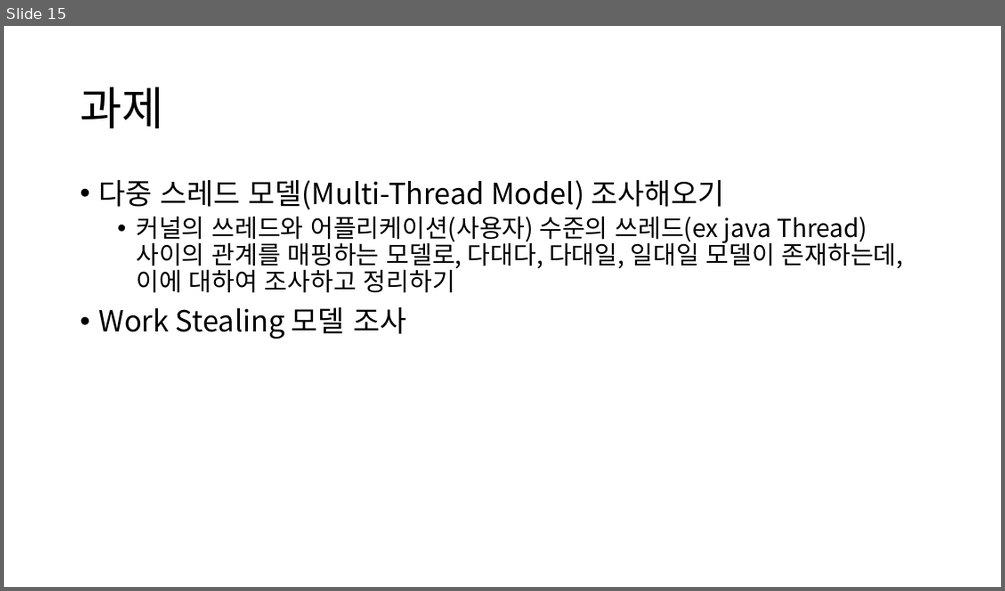
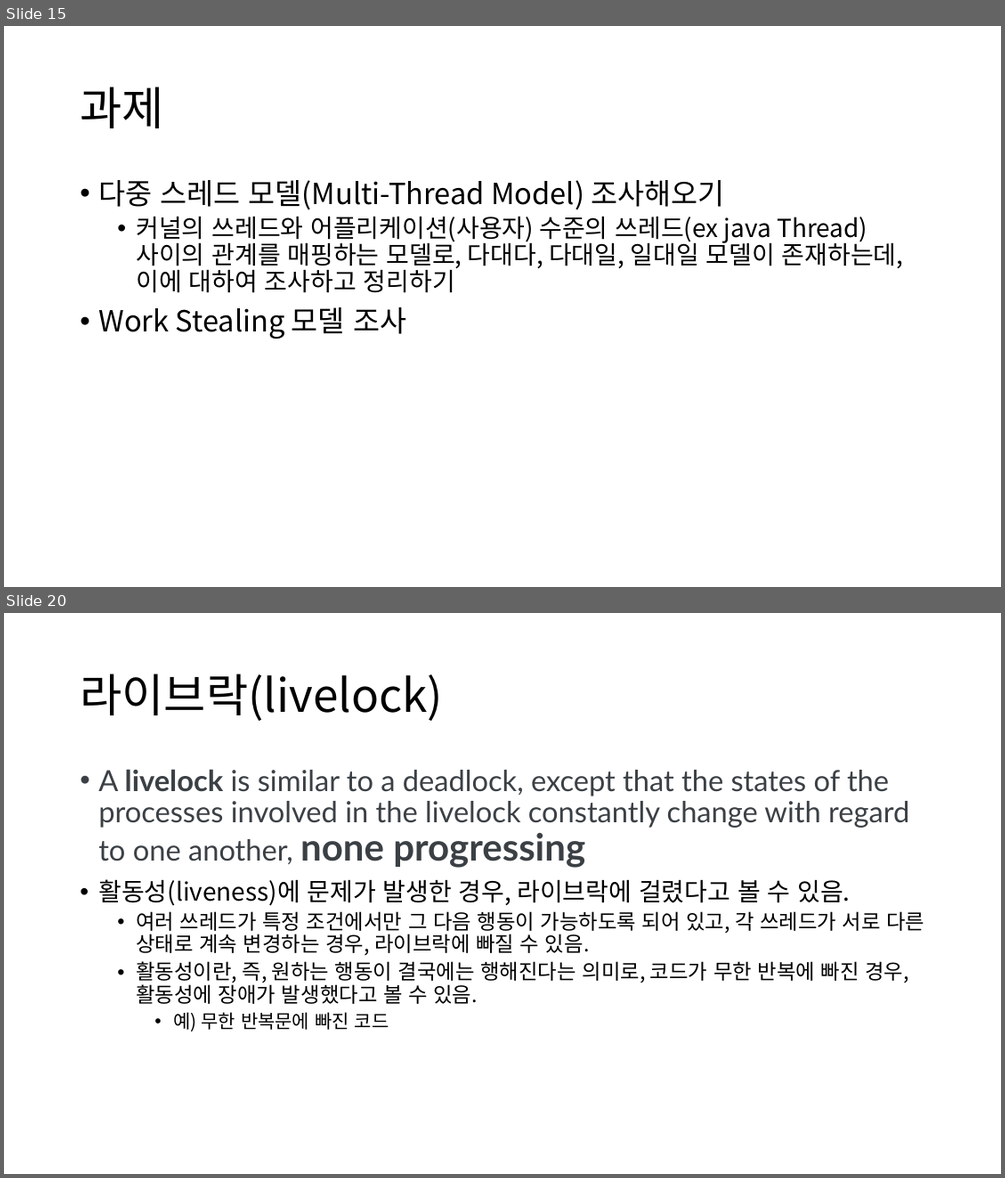
Before and after one commit to Baskervir/simcoding_jm, a slide deck: hy/수업자료/6주차 멀티쓰레딩/Multi Threading.pptx. Shown one above the other, each under a label of ours: slide 15 before the commit, slides 15 and 20 after it; the slides between them are not shown. The pictures are 1005x591 and 1005x1178 pixels, drawn with LibreOffice and Linux fonts; fonts in the diff are those of the drawing. Boxes give left, top, right and bottom in pixels: in the first picture for what was removed or moved away, otherwise in the second. Text is boxed around its words. In the diff, an @@ line names an element or a change of style, - is before the commit and + after.

```diff
--- a/hy/수업자료/6주차 멀티쓰레딩/Multi Threading.pptx
+++ b/hy/수업자료/6주차 멀티쓰레딩/Multi Threading.pptx
@@ slide 20 added at bbox=[4, 613, 1001, 1174], background #FFFFFF @@
@@ title added at bbox=[80, 674, 443, 721], 44 pt, text #000000 @@
+라이브락(livelock)
@@ text added at bbox=[98, 769, 924, 1031], 28 pt, text #000000 @@
+• A livelock is similar to a deadlock, except that the states of the processes involved in the livelock constantly change with regard to one another, none progressing
+• 활동성(liveness)에 문제가 발생한 경우, 라이브락에 걸렸다고 볼 수 있음.
+  • 여러 쓰레드가 특정 조건에서만 그 다음 행동이 가능하도록 되어 있고, 각 쓰레드가 서로 다른 상태로 계속 변경하는 경우, 라이브락에 빠질 수 있음.
+  • 활동성이란, 즉, 원하는 행동이 결국에는 행해진다는 의미로, 코드가 무한 반복에 빠진 경우, 활동성에 장애가 발생했다고 볼 수 있음.
+    • 예) 무한 반복문에 빠진 코드
```
Also in this commit, not shown: 5 other slides added, 1 slide removed, 3 other files.
